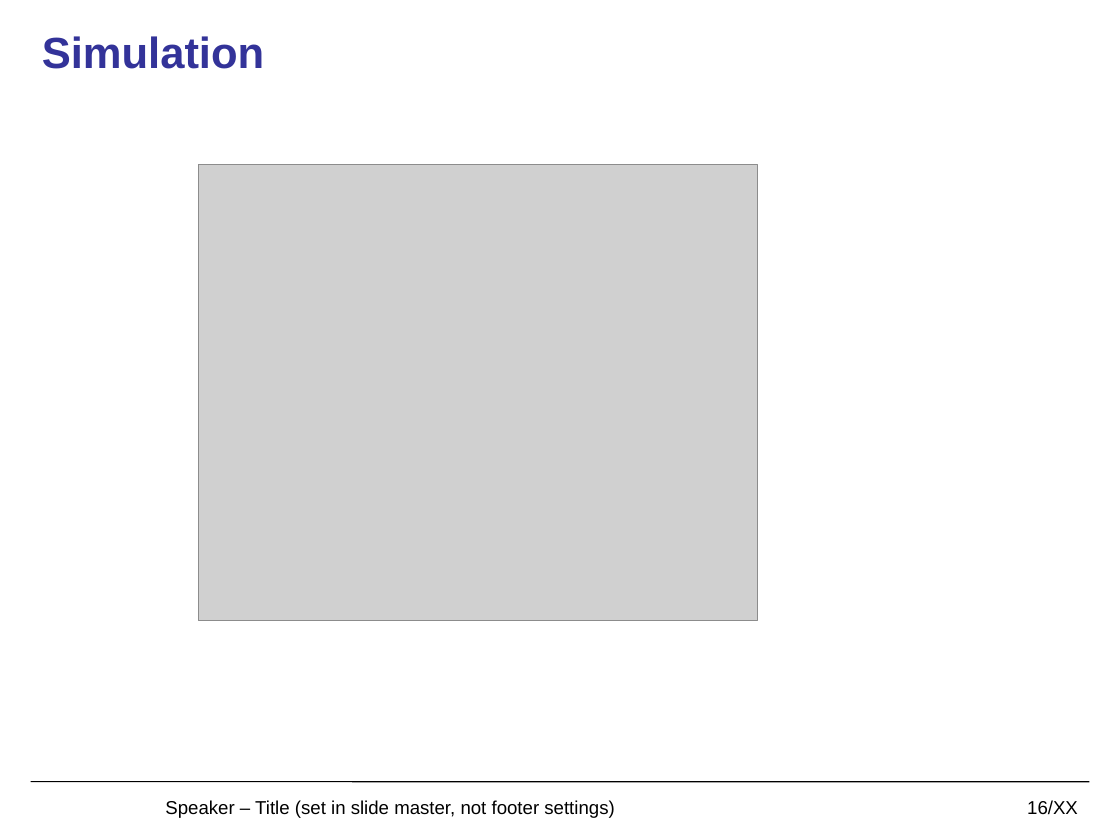
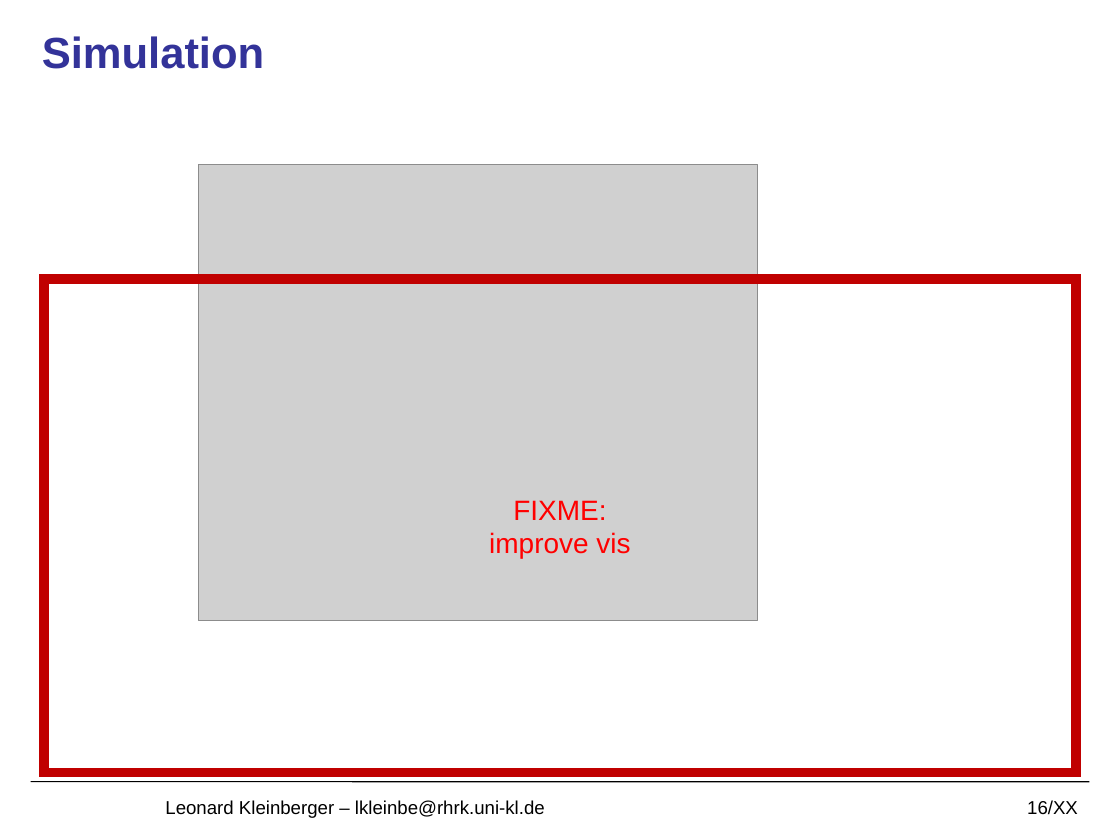
Before and after one commit to lkleinbe/ma_seminar, a slide deck: slide 16 of Presentation/presentation.pptx. Drawn at 1120x840 pixels with LibreOffice and Linux fonts; fonts in the diff are those of the drawing; grey boxes stand for pictures; background and template pictures are left out. Boxes give left, top, right and bottom in pixels: in the first picture for what was removed or moved away, otherwise in the second. Text is boxed around its words. In the diff, an @@ line names an element or a change of style, - is before the commit and + after.

Commit message:
Improv1. Some further improvements for presentation.pdf needed.

```diff
--- a/Presentation/presentation.pptx
+++ b/Presentation/presentation.pptx
@@ rectangle added at [44, 279, 1075, 773], outline #C00000 6 pt, 18 pt, text #FF0000 @@
+FIXME:
+improve vis
@@ text at [165, 800, 545, 818]: text changed @@
-Speaker – Title (set in slide master, not footer settings)
+Leonard Kleinberger – lkleinbe@rhrk.uni-kl.de
```
Also in this commit, not shown: 17 other slides changed, 4 other files.
